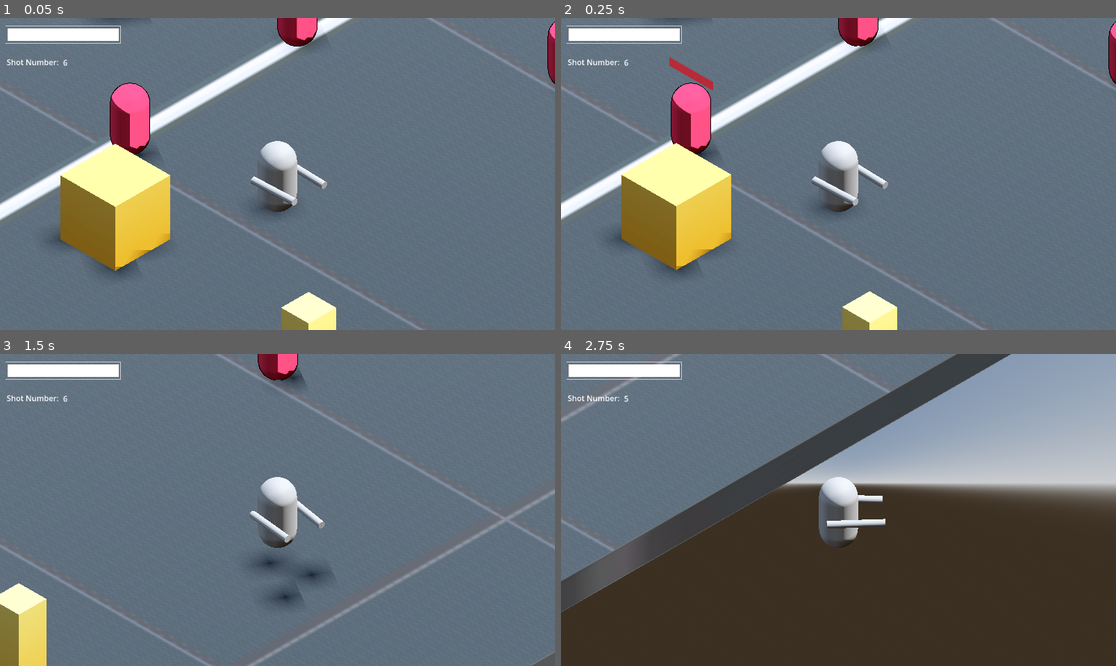
Above: before the commit, frames 1-4 (two rows, left to right).
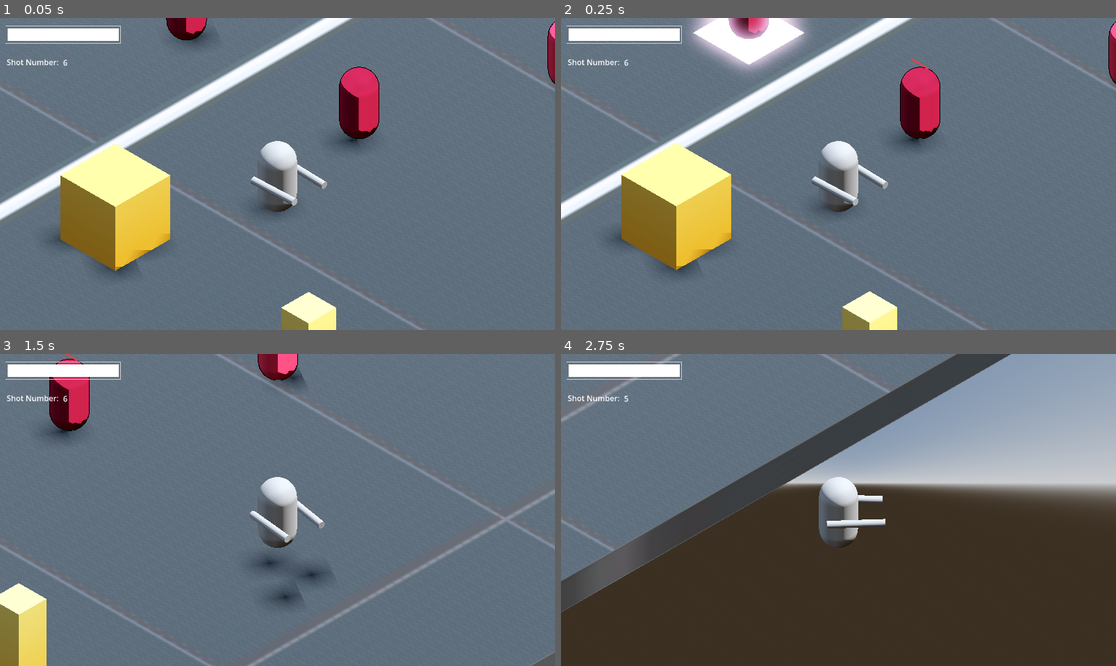
Above: after the commit, the same moments.

Repository: yashGhela/blame
Game: Godot game, scene res://levels/lab.tscn
Same seed, same stepped clock (60 frames per second), same inputs: the game is played once before the commit and once after it. The project has no main scene, so this scene is started directly.
Inputs (mouse positions are in pixels of both pictures, inside the frame that each line leads up to):
- Up to frame 1 (0.05 s): no input
- Up to frame 2 (0.25 s): no input
- Up to frame 3 (1.5 s): move the mouse to (399, 494) at 0.52 s; hold D (right) 0.53-1.28 s; click (399, 494) at 0.6 s; tap Space (jump) at 0.77 s; move the mouse to (166, 525) at 1.27 s; hold S (back) from 1.28 s (still down); right-click (166, 525) at 1.35 s
- Up to frame 4 (2.75 s): tap Space (jump) at 1.52 s; click (727, 525) at 1.55 s; move the mouse to (894, 441) at 2.02 s; release S (back) at 2.03 s; hold D (right) from 2.03 s (still down); tap F (fire) at 2.1 s; click (894, 441) at 2.3 s

The runs differ from the first frame. In frame 1, 4.4% of the frame differs, in the area x 17-69%, y 0-46%; in frame 2, 6.9%; in frame 3, 1.4%; in frame 4, nothing differs.
Error after the commit: Invalid access to property or key 'global_position' on a base object of type 'Nil'. (res://scripts/striker/distance.gd:24)

Commit message:
pincer should have better structure now

Diff:
--- a/levels/lab.tscn
+++ b/levels/lab.tscn
@@ -5,6 +5,8 @@
 [ext_resource type="PackedScene" uid="uid://6k3dmrgn7nen" path="res://gameplay-elements/dialog_area.tscn" id="3_f2qrd"]
 [ext_resource type="PackedScene" uid="uid://x4ckhy6l1561" path="res://gameplay-elements/enemydummy.tscn" id="4_78pcp"]
 [ext_resource type="PackedScene" uid="uid://jabqc3dt5u03" path="res://gameplay-elements/deathzone.tscn" id="5_ihxt7"]
+[ext_resource type="PackedScene" uid="uid://dqaq2e4ndjg72" path="res://gameplay-elements/pincer.tscn" id="7_nyxwp"]
+[ext_resource type="PackedScene" uid="uid://d4n1saad2w120" path="res://gameplay-elements/striker.tscn" id="8_iqmmm"]
 [ext_resource type="ArrayMesh" uid="uid://dkh6jptjdt5co" path="res://addons/kaykit_prototype_bits/Assets/obj/Pallet_Small.obj" id="9_b3q8b"]
 [ext_resource type="ArrayMesh" uid="uid://cjrtrudxblp36" path="res://addons/kaykit_prototype_bits/Assets/obj/Primitive_Cube_Small.obj" id="10_wjq2d"]
 [ext_resource type="PackedScene" uid="uid://ddgmqofrqjq3u" path="res://gameplay-elements/baton.tscn" id="11_b3q8b"]
@@ -59,15 +61,6 @@
 dialog_key = "T1"
 speaker_key = "Alan"
 
-[node name="enemydummy" parent="MeshInstance3D2" unique_id=1676875816 instance=ExtResource("4_78pcp")]
-transform = Transform3D(1, 0, 0, 0, 1, 0, 0, 0, 1, 9.459692, 0.06453371, -0.42143726)
-
-[node name="enemydummy" parent="." unique_id=780828099 instance=ExtResource("4_78pcp")]
-transform = Transform3D(1, 0, 0, 0, 1, 0, 0, 0, 1, 0.023248196, 1.5, -6.8847237)
-
-[node name="enemydummy2" parent="." unique_id=1798628262 instance=ExtResource("4_78pcp")]
-transform = Transform3D(1, 0, 0, 0, 1, 0, 0, 0, 1, -4.028976, 1.5, -4.732465)
-
 [node name="enemydummy3" parent="." unique_id=1662489217 instance=ExtResource("4_78pcp")]
 transform = Transform3D(1, 0, 0, 0, 1, 0, 0, 0, 1, 6.2631207, 1.5, -10.455828)
 
@@ -106,3 +99,15 @@
 
 [node name="Baton3" parent="." unique_id=1141981738 instance=ExtResource("11_b3q8b")]
 transform = Transform3D(1, 0, 0, 0, 1, 0, 0, 0, 1, 6.3271713, 1.5, 10.418029)
+
+[node name="Striker" parent="." unique_id=1843178445 instance=ExtResource("8_iqmmm")]
+transform = Transform3D(1, 0, 0, 0, 1, 0, 0, 0, 1, 4.068076, 1.5, -5.082764)
+
+[node name="pincer" parent="." unique_id=2139333681 instance=ExtResource("7_nyxwp")]
+transform = Transform3D(1, 0, 0, 0, 1, 0, 0, 0, 1, -2.1853342, 1.5, -5.064709)
+
+[node name="Striker2" parent="." unique_id=41293128 instance=ExtResource("8_iqmmm")]
+transform = Transform3D(1, 0, 0, 0, 1, 0, 0, 0, 1, -3.7027922, 1.5, -9.911225)
+
+[node name="pincer2" parent="." unique_id=1126381719 instance=ExtResource("7_nyxwp")]
+transform = Transform3D(1, 0, 0, 0, 1, 0, 0, 0, 1, -7.217696, 1.5, -4.1714716)
--- a/scripts/pincer.gd
+++ b/scripts/pincer.gd
@@ -5,11 +5,19 @@
 var health:=75
 @onready var progress_bar: ProgressBar = $SubViewport/ProgressBar
 var mv:=Vector3.ZERO
+var timeshit= 0
+@onready var state_machine: Node = $StateMachine
+@onready var stun: Node = $StateMachine/Stun
 
 func _process(delta: float) -> void:
 	progress_bar.value=health
 	if health<=0:
 		queue_free()
+
+
+	if timeshit>=3 and state_machine.current_state!=stun:
+		state_machine.current_state = stun
+		timeshit=0
 
 
 func _physics_process(delta: float) -> void:
--- a/scripts/pincer/chase.gd
+++ b/scripts/pincer/chase.gd
@@ -16,7 +16,7 @@
 
 func physics_update(_delta:float):
 
-	print("chasing")
+	print("pincer chasing")
 
 
 
--- a/scripts/pincer/pince.gd
+++ b/scripts/pincer/pince.gd
@@ -1,12 +1,42 @@
 extends State
 @onready var animation_player: AnimationPlayer = $"../../AnimationPlayer"
+@export var enemy:CharacterBody3D
+var player:CharacterBody3D
+var wait_done =false
+var has_shot =false
+
+func enter():
+	print("Pincing")
+	player= get_tree().get_first_node_in_group("Player")
 
 
 
-func enter():
-	print("Pincing")
+func _process(delta: float) -> void:
+	if !has_shot:
+		hit()
+	else:
+		wait()
+
+func hit():
 	animation_player.play("pince")
 
+func _on_animation_player_animation_finished(anim_name: StringName) -> void:
+	get_tree().create_timer(3.0).timeout.connect(func(): wait())
 
-func _on_animation_player_animation_finished(anim_name: StringName) -> void:
-	get_tree().create_timer(3.0).timeout.connect(func(): Transitioned.emit(self,"Wander"))
+func wait():
+
+	await get_tree().create_timer(2.0).timeout
+
+	wait_done = true
+
+
+func physics_update(_delta:float):
+
+	var playerdist = enemy.global_position.distance_to(player.global_position)
+	if wait_done:
+		if playerdist<3.0:
+			has_shot=false
+		elif playerdist<7.0 and playerdist>3.0:
+			Transitioned.emit(self,"Chase")
+		elif playerdist>7.0:
+			Transitioned.emit(self,"Idle")
--- a/scripts/pincer/wander.gd
+++ b/scripts/pincer/wander.gd
@@ -27,3 +27,5 @@
 	var playerdist = enemy.global_position.distance_to(player.global_position)
 	if playerdist<3.0:
 		Transitioned.emit(self,"Pince")
+	elif playerdist<7.0:
+		Transitioned.emit(self,"Chase")
--- a/scripts/striker.gd
+++ b/scripts/striker.gd
@@ -7,6 +7,9 @@
 @onready var ap: AnimationPlayer = $striker/AnimationPlayer
 var mv:=Vector3.ZERO
 @onready var progress_bar: ProgressBar = $SubViewport/ProgressBar
+var timeshit= 0
+@onready var state_machine: Node = $StateMachine
+@onready var stun: Node = $StateMachine/Stun
 
 func _process(delta: float) -> void:
 	progress_bar.value=health
@@ -16,6 +19,11 @@
 	if health<=0:
 
 		queue_free()
+
+
+	if timeshit>=3 and state_machine.current_state!=stun:
+		state_machine.current_state = stun
+		timeshit=0
 
 func _physics_process(delta: float) -> void:
 
--- a/scripts/striker/distance.gd
+++ b/scripts/striker/distance.gd
@@ -16,7 +16,7 @@
 
 func physics_update(_delta:float):
 
-	print("chasing")
+	print("striker distancing")
 
 
 
--- a/scripts/striker/idle.gd
+++ b/scripts/striker/idle.gd
@@ -15,5 +15,7 @@
 func _physics_process(delta: float) -> void:
 	var dist = enemy.global_position.distance_to(player.global_position)
 
-	if dist<10.0:
+	if dist<10.0 and dist>5.0:
 		Transitioned.emit(self,"Shoot")
+	elif dist<5.0:
+		Transitioned.emit(self,"Distance")
--- a/scripts/striker/shoot.gd
+++ b/scripts/striker/shoot.gd
@@ -24,3 +24,11 @@
 	tween.tween_property(bulletinst,"global_position", player.global_position,1.0).set_trans(Tween.TRANS_SINE).set_ease(Tween.EASE_OUT)
 
 	get_tree().create_timer(2.0).timeout.connect(func():Transitioned.emit(self,"Idle"))
+
+func physics_update(_delta:float):
+	var dist = enemy.global_position.distance_to(player.global_position)
+
+	if dist>10.0:
+		Transitioned.emit(self,"Idle")
+	elif dist<5.0:
+		Transitioned.emit(self,"Distance")
